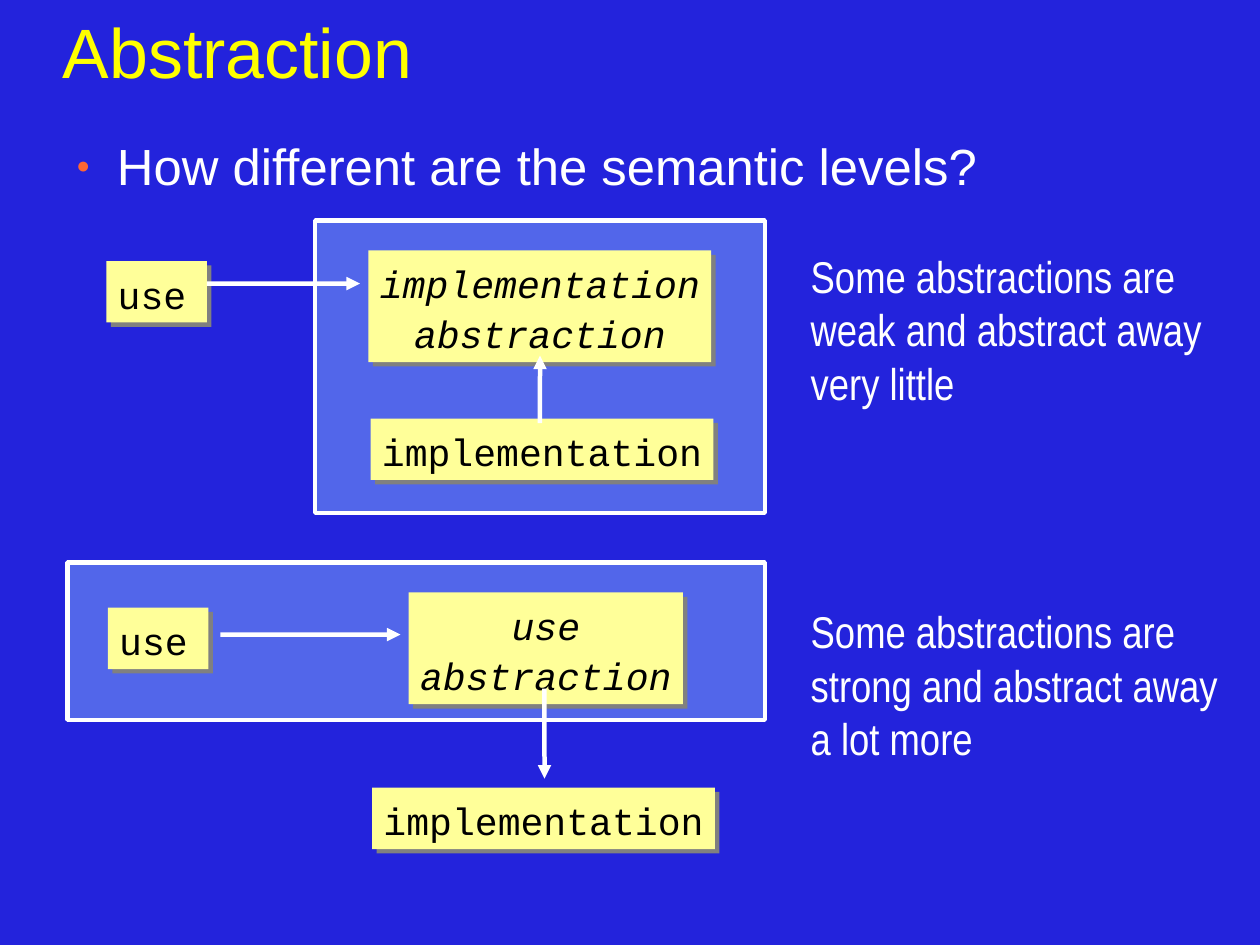
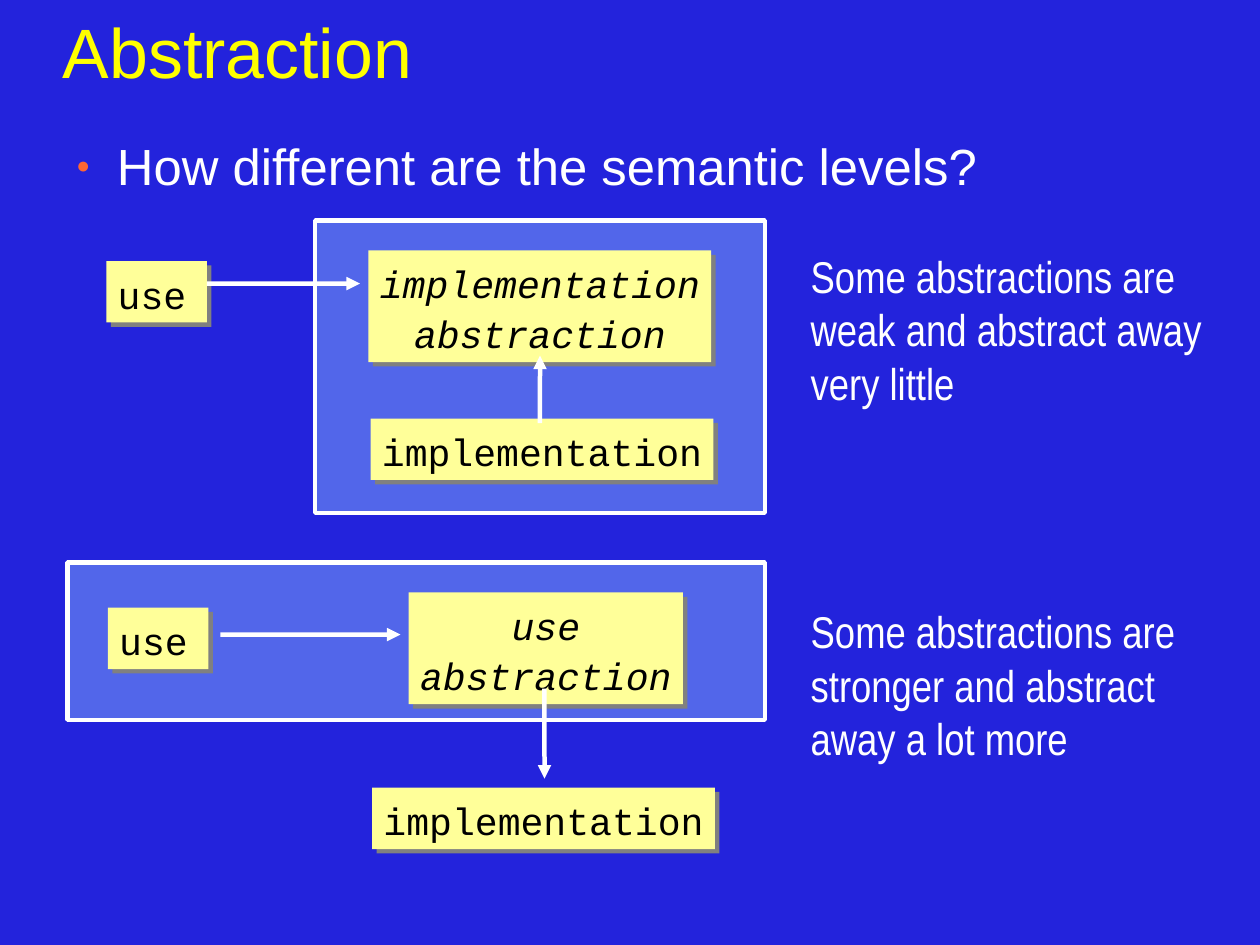
Before and after one commit to JonJagger/two-day-courses, a slide deck: slide 19 of cppf/08_Object_Oriented_Programming.odp. Drawn at 1260x945 pixels with LibreOffice and Linux fonts; fonts in the diff are those of the drawing. Boxes give left, top, right and bottom in pixels: in the first picture for what was removed or moved away, otherwise in the second. Text is boxed around its words. In the diff, an @@ line names an element or a change of style, - is before the commit and + after.

```diff
--- a/cppf/08_Object_Oriented_Programming.odp
+++ b/cppf/08_Object_Oriented_Programming.odp
@@ text at (x1=811, y1=615, x2=1175, y2=764): text changed @@
-Some abstractions are strong and abstract away a lot more
+Some abstractions are stronger and abstract away a lot more
```
Also in this commit, not shown: 2 other slides changed, 7 other files.
